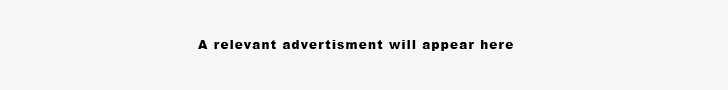
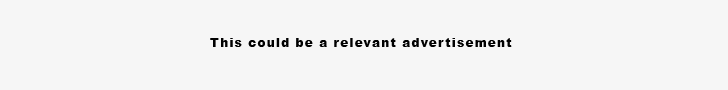
Two versions of the same layered image (728x90). Layer-by-layer changes:
renamed "A relevant advertisment will a" to "This could be a relevant adver", painted on it over [198, 38, 513, 51]
